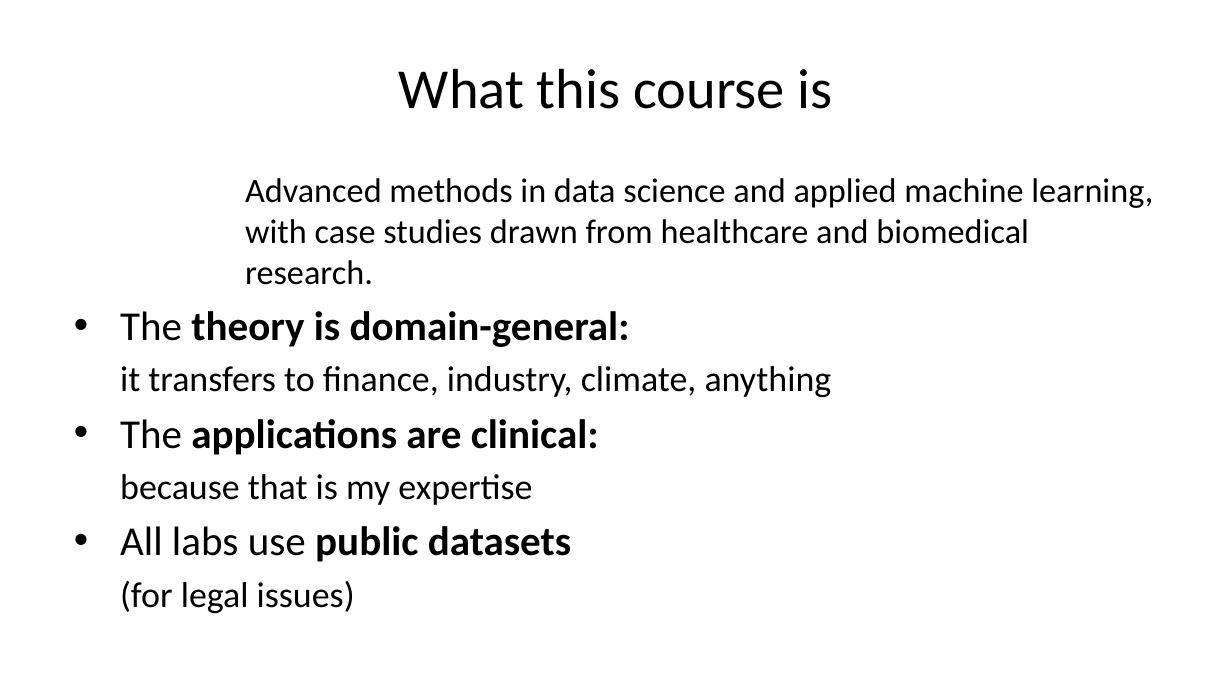
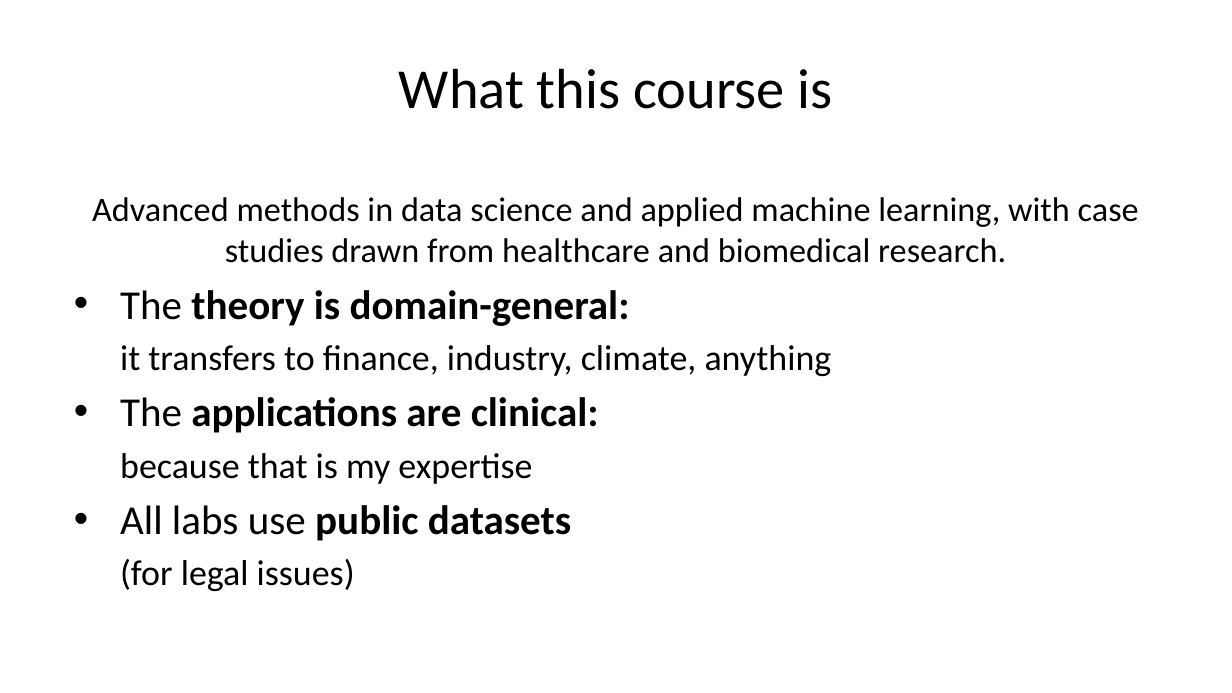
Before and after one commit to pauldubois98/AdcancedTopicsDataScience2026, a slide deck: slide 4 of Course01/slides.pptx. Drawn at 1232x693 pixels with LibreOffice and Linux fonts; fonts in the diff are those of the drawing. Boxes give left, top, right and bottom in pixels: in the first picture for what was removed or moved away, otherwise in the second. Text is boxed around its words. In the diff, an @@ line names an element or a change of style, - is before the commit and + after.

Commit message:
regenerated course01

```diff
--- a/Course01/slides.pptx
+++ b/Course01/slides.pptx
@@ text "Advanced methods in data science ..." at box(92, 197, 1139, 591): vertical alignment top to middle @@
@@ text at box(92, 197, 1139, 263): alignment left to centre; indent changed @@
```
Also in this commit, not shown: 5 other slides changed, 1 other file.
